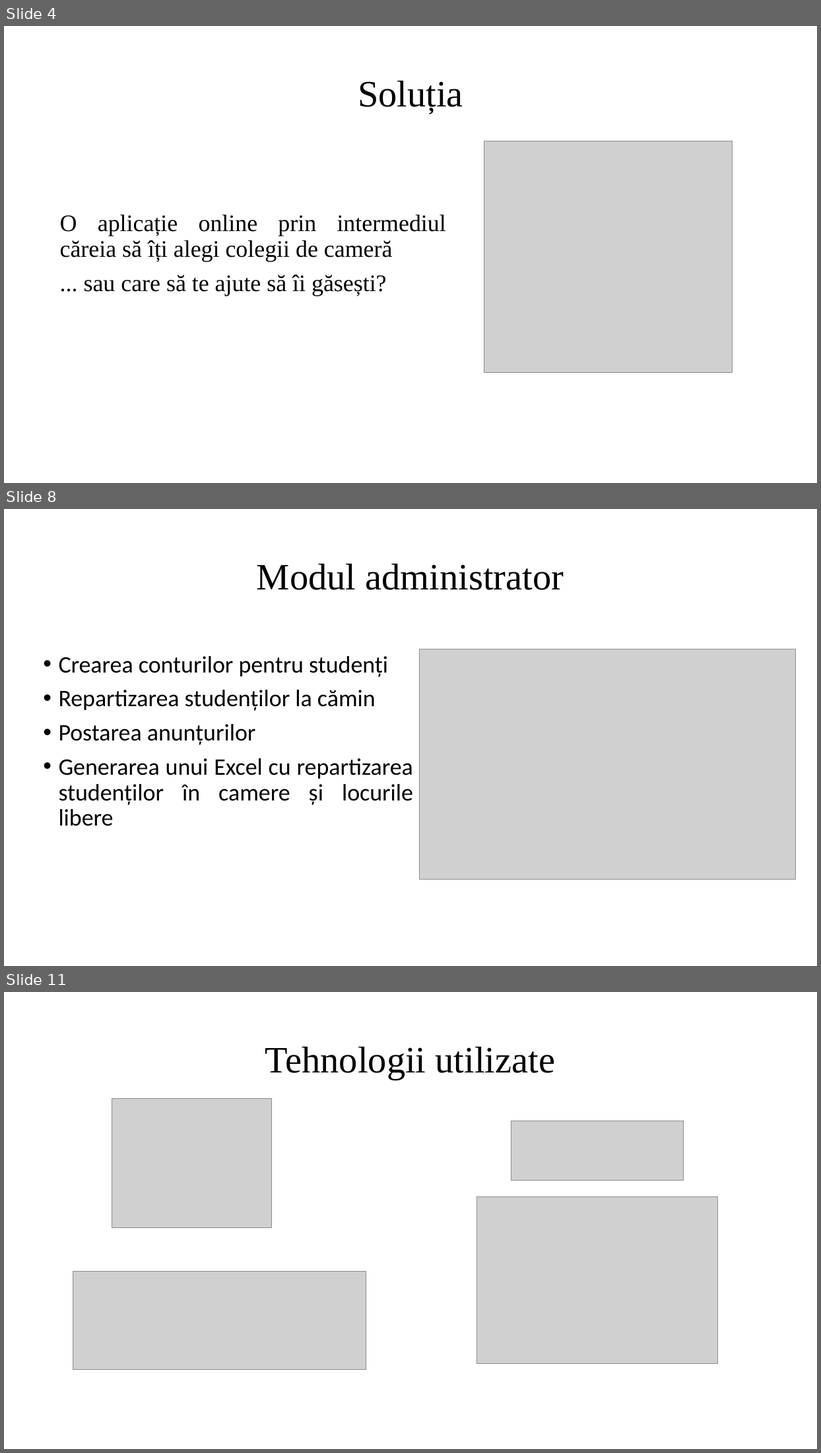
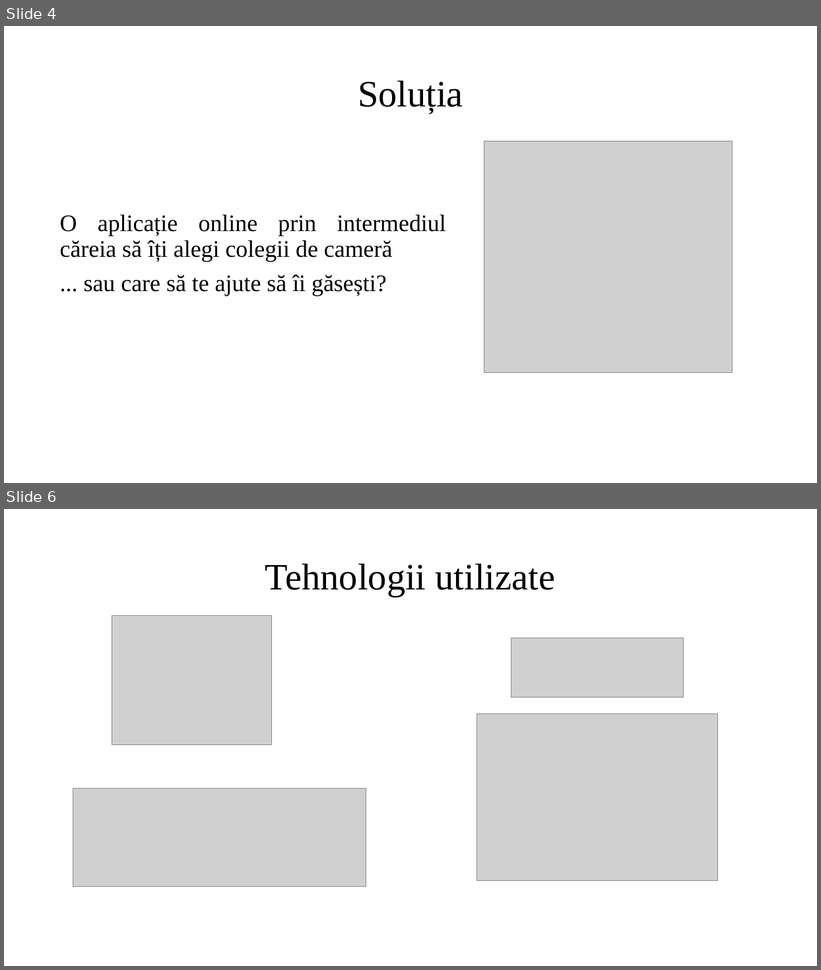
Before and after one commit to silviudragan/Stable-matching-roommates, a slide deck: Licenta2018DraganSilviu-Constantin/Prezentare.pptx. Shown one above the other, each under a label of ours: slides 4, 8 and 11 before the commit, slides 4 and 6 after it; the slides between them are not shown. The pictures are 821x1453 and 821x970 pixels, drawn with LibreOffice and Linux fonts; fonts in the diff are those of the drawing; grey boxes stand for pictures. Boxes give left, top, right and bottom in pixels: in the first picture for what was removed or moved away, otherwise in the second. Text is boxed around its words. In the diff, an @@ line names an element or a change of style, - is before the commit and + after.

```diff
--- a/Licenta2018DraganSilviu-Constantin/Prezentare.pptx
+++ b/Licenta2018DraganSilviu-Constantin/Prezentare.pptx
@@ slide 8 removed at bbox=[4, 509, 817, 966], background #FFFFFF @@
@@ title removed at bbox=[257, 563, 564, 590] @@
-Modul administrator
@@ text removed at bbox=[59, 656, 413, 826] @@
-• Crearea conturilor pentru studenți
-• Repartizarea studenților la cămin
-• Postarea anunțurilor
-• Generarea unui Excel cu repartizarea studenților în camere și locurile libere
@@ picture removed at bbox=[419, 650, 797, 880] @@
@@ what was slide 11 is now slide 6 @@
```
Also in this commit, not shown: 8 slides changed, 3 slides added, 3 other slides removed.
